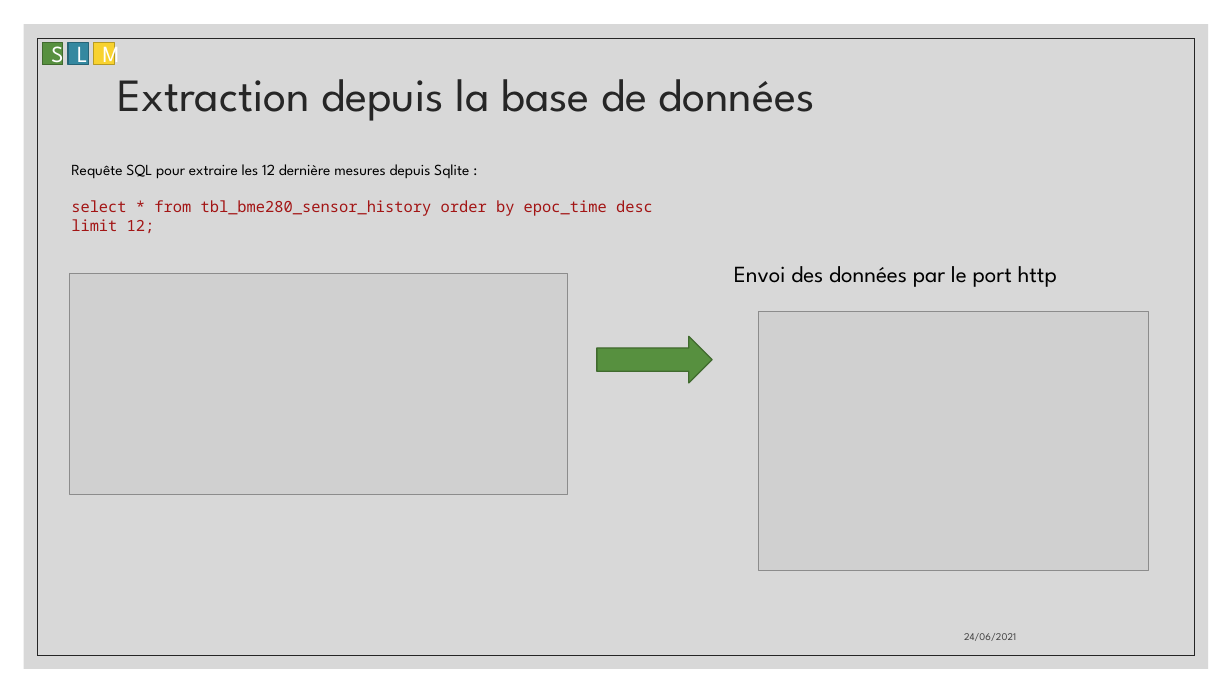
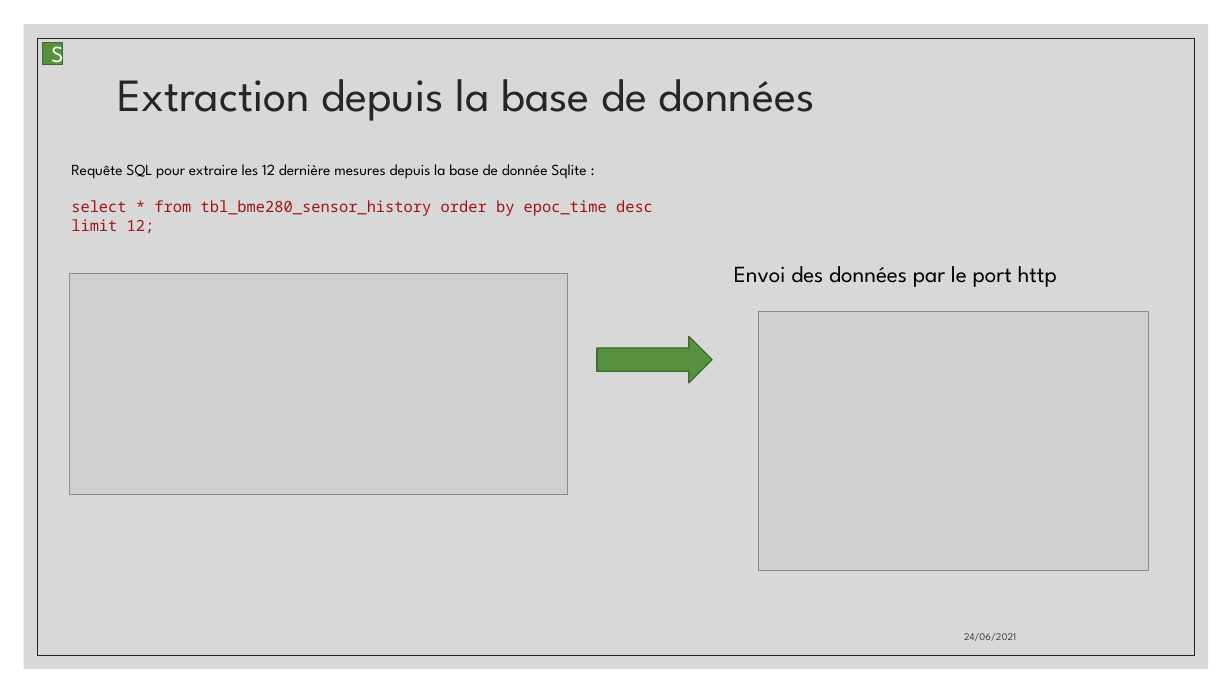
Before and after one commit to aiekick/ProjectStationMeteo, a slide deck: slide 23 of doc/StationMeteo_Soutenance_Stephane.pptx (slide 22 before the commit). Drawn at 1232x693 pixels with LibreOffice and Linux fonts; fonts in the diff are those of the drawing; grey boxes stand for pictures. Boxes give left, top, right and bottom in pixels: in the first picture for what was removed or moved away, otherwise in the second. Text is boxed around its words. In the diff, an @@ line names an element or a change of style, - is before the commit and + after.

```diff
--- a/doc/StationMeteo_Soutenance_Stephane.pptx
+++ b/doc/StationMeteo_Soutenance_Stephane.pptx
@@ rectangle removed at [68,43,89,65] @@
-L
@@ rectangle removed at [93,43,114,65] @@
-M
@@ text at [71,164,586,179]: text changed @@
-Requête SQL pour extraire les 12 dernière mesures depuis Sqlite :
+Requête SQL pour extraire les 12 dernière mesures depuis la base de donnée Sqlite :
```
Also in this commit, not shown: 34 other slides changed, 1 slide added.
